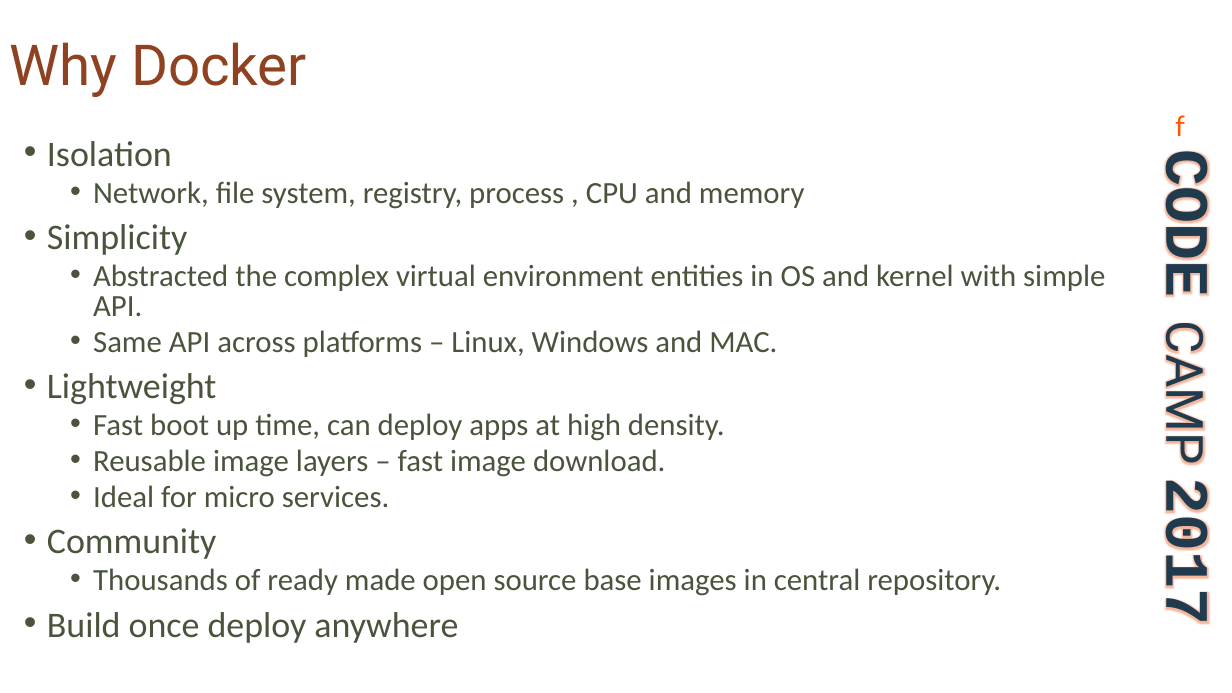
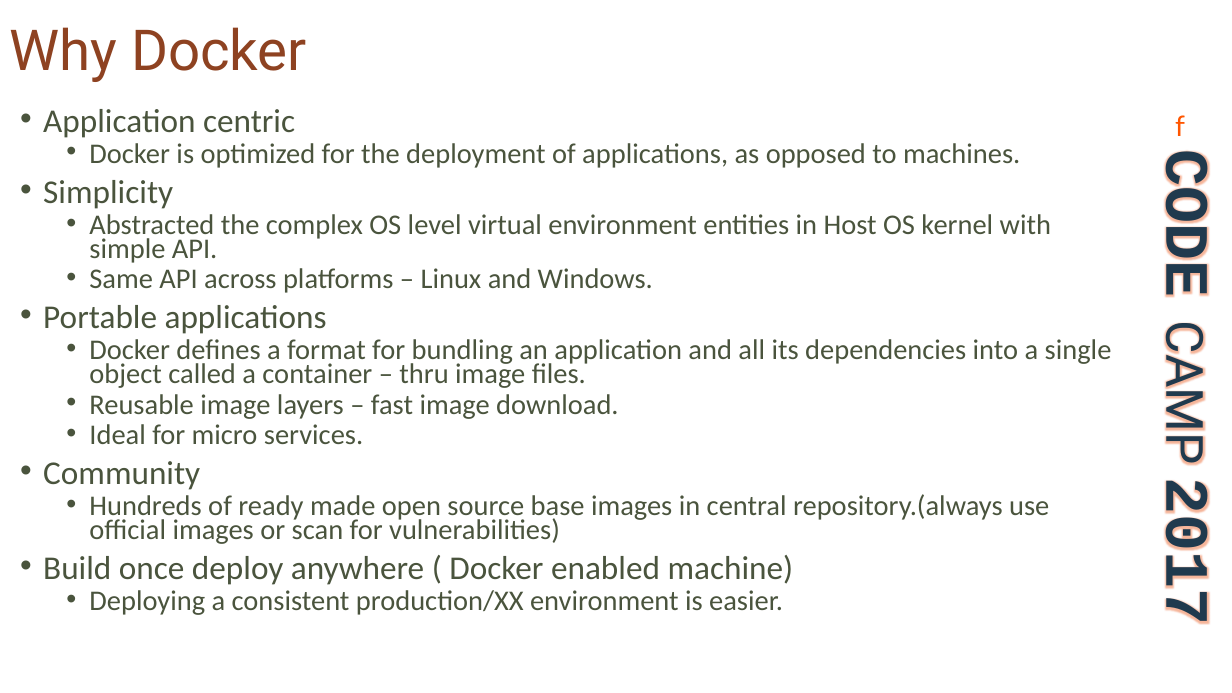
Before and after one commit to PraneethBandi/codecamp, a slide deck: slide 8 of ppt/CodeCamp-AWS.pptx. Drawn at 1232x693 pixels with LibreOffice and Linux fonts; fonts in the diff are those of the drawing; background and template pictures are left out. Boxes give left, top, right and bottom in pixels: in the first picture for what was removed or moved away, otherwise in the second. Text is boxed around its words. In the diff, an @@ line names an element or a change of style, - is before the commit and + after.

Commit message:
UI app done, latest ppt

```diff
--- a/ppt/CodeCamp-AWS.pptx
+++ b/ppt/CodeCamp-AWS.pptx
@@ title "Why Docker": place and size @@
-title "Why Docker" at box(9, 42, 307, 97)
+title "Why Docker" at box(9, 27, 307, 82)
@@ text "Application centric": place and size @@
-text "Application centric" at box(47, 181, 1105, 643)
+text "Application centric" at box(43, 109, 1112, 615)
@@ text at box(43, 109, 295, 138): text changed; size 24 to 22.2 pt @@
-• Isolation
-  • Network, file system, registry, process , CPU and memory
+• Application centric
+  • Docker is optimized for the deployment of applications, as opposed to machines.
@@ text at box(43, 180, 618, 490): size 28 to 25.9 pt in "Simplicity", "Community"; size 24 to 22.2 pt in "Reusable image layers – fast image download.", "Ideal for micro services."; line spacing 0.8 to 0.7 @@
@@ text at box(43, 214, 1112, 388): text changed; size 24 to 22.2 pt @@
-  • Abstracted the complex virtual environment entities in OS and kernel with simple API.
-  • Same API across platforms – Linux, Windows and MAC.
-• Lightweight
-  • Fast boot up time, can deploy apps at high density.
+  • Abstracted the complex OS level virtual environment entities in Host OS kernel with simple API.
+  • Same API across platforms – Linux and Windows.
+• Portable applications
+  • Docker defines a format for bundling an application and all its dependencies into a single object called a container – thru image files.
@@ text at box(43, 494, 1049, 615): text changed; size 24 to 22.2 pt @@
-  • Thousands of ready made open source base images in central repository.
-• Build once deploy anywhere
+  • Hundreds of ready made open source base images in central repository.(always use official images or scan for vulnerabilities)
+• Build once deploy anywhere ( Docker enabled machine)
+  • Deploying a consistent production/XX environment is easier.
```
Also in this commit, not shown: 1 other slide changed, 1 slide added, 1 slide removed, 6 other files.
